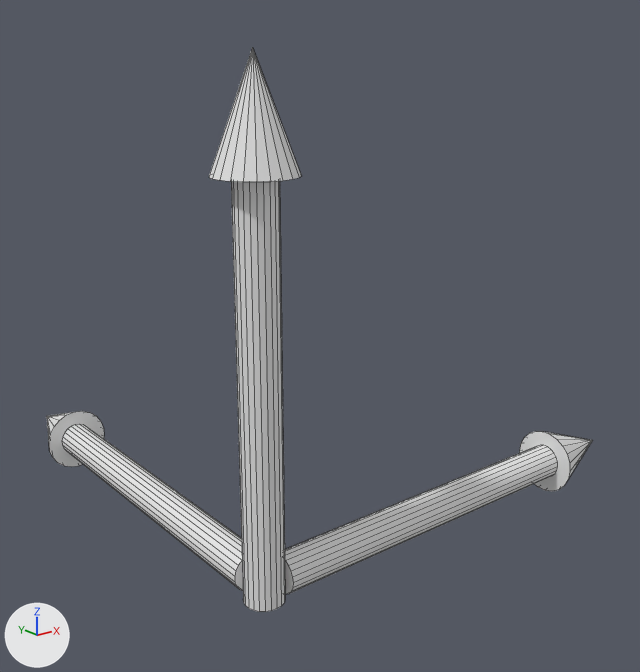
The FBX model Editor/Editor/EditorContent/Models/Guizmo.fbx as it was, and as the next commit left it.
Camera for both pictures: a 50 mm lens placed at (-0.00832, -0.01209, 0.00981), pointed at (0.00475, 0.00425, 0.00328). Every picture has the same lights, and +X, +Y and +Z are marked at lower left. Mesh edges are drawn as thin lines. Where no turn or scale is listed for an object, it has been applied to the vertices.

Objects in the first picture: 'B', 'G', 'R'.
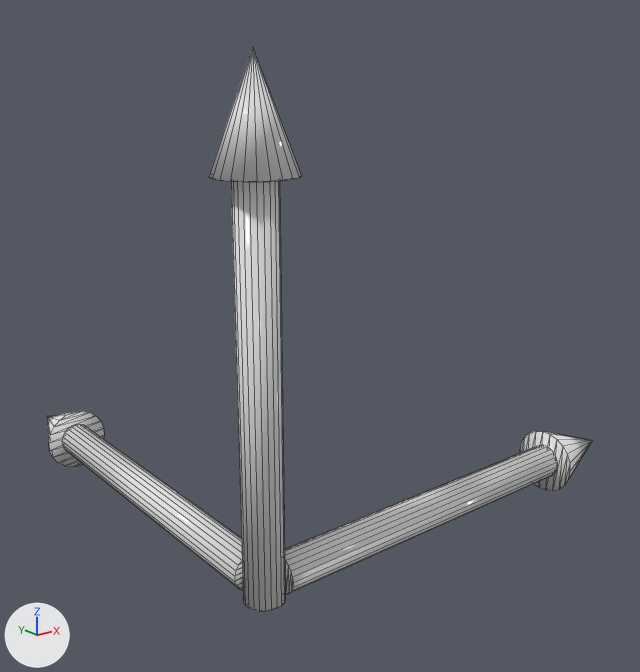
The newer file is also turned or shifted as a whole; pictures and numbers use the older file's frame.

What changed in the scene script:
```text
Change me_b:
    used by ob_b; location = (0.0, 0.0, 0.0)
    remove me_b.from_pydata(...)  # 67 vertices, 47 faces; spans x -0.00075..0.00075, y -0.00076..0.00076, z 0.0..0.00998
    add me_b.from_pydata(...)  # 67 vertices, 104 faces; spans x -0.00075..0.00075, y -0.00076..0.00076, z 0.0..0.00998
    me_b part 7: the surface is now shaded smooth
Change me_r:
    used by ob_r; location = (0.0, 0.0, 0.0)
    remove me_r.from_pydata(...)  # 67 vertices, 47 faces; spans x 0.0004..0.01038, y -0.00076..0.00076, z -0.00036..0.00115
    add me_r.from_pydata(...)  # 67 vertices, 104 faces; spans x 0.0004..0.01038, y -0.00076..0.00076, z -0.00036..0.00115
    me_r part 4
    1 face is deleted
    20 new faces join them
    me_r part 5
    2 faces are deleted
    40 new faces join them
    me_r part 6: the surface is now shaded smooth
Change me_g:
    used by ob_g; location = (0.0, 0.0, 0.0)
    remove me_g.from_pydata(...)  # 67 vertices, 47 faces; spans x -0.00075..0.00075, y 0.0004..0.01038, z -0.00036..0.00116
    add me_g.from_pydata(...)  # 67 vertices, 104 faces; spans x -0.00075..0.00075, y 0.0004..0.01038, z -0.00036..0.00116
    me_g part 1
    1 face is deleted
    20 new faces join them
    me_g part 2
    2 faces are deleted
    40 new faces join them
    me_g part 3: the surface is now shaded smooth
```

Location of each change, [x1, y1, x2, y2] in pixels of the pictures (640 x 672 px):
'B', reshaped: [209, 47, 302, 612] in both
part 1 of me_g, built on: [235, 561, 243, 591] in both
part 2 of me_g, built on: [49, 411, 104, 467] in both
part 4 of me_r, built on: [285, 560, 294, 594] in both
part 5 of me_r, built on: [519, 431, 570, 491] in both
